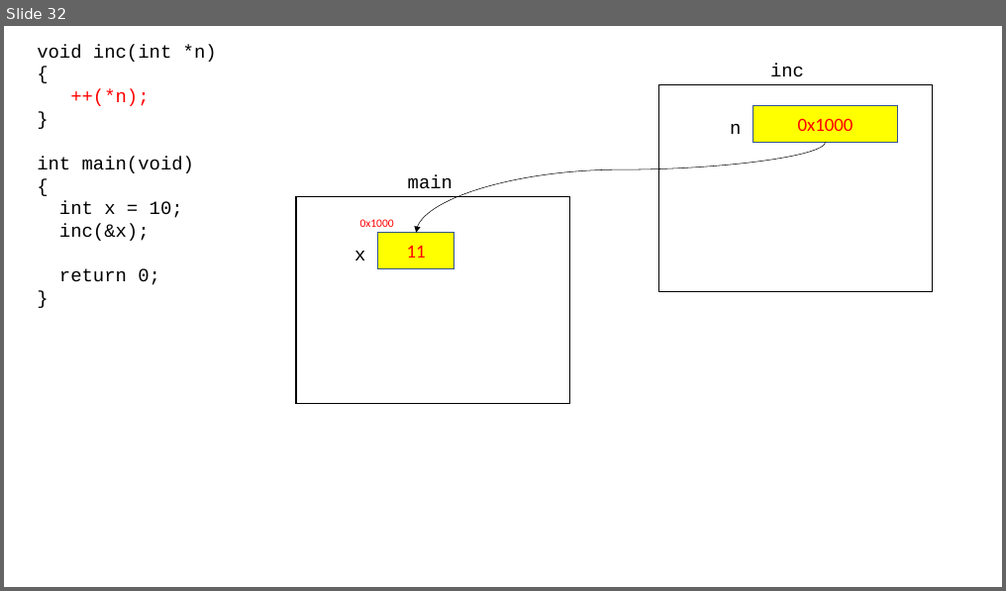
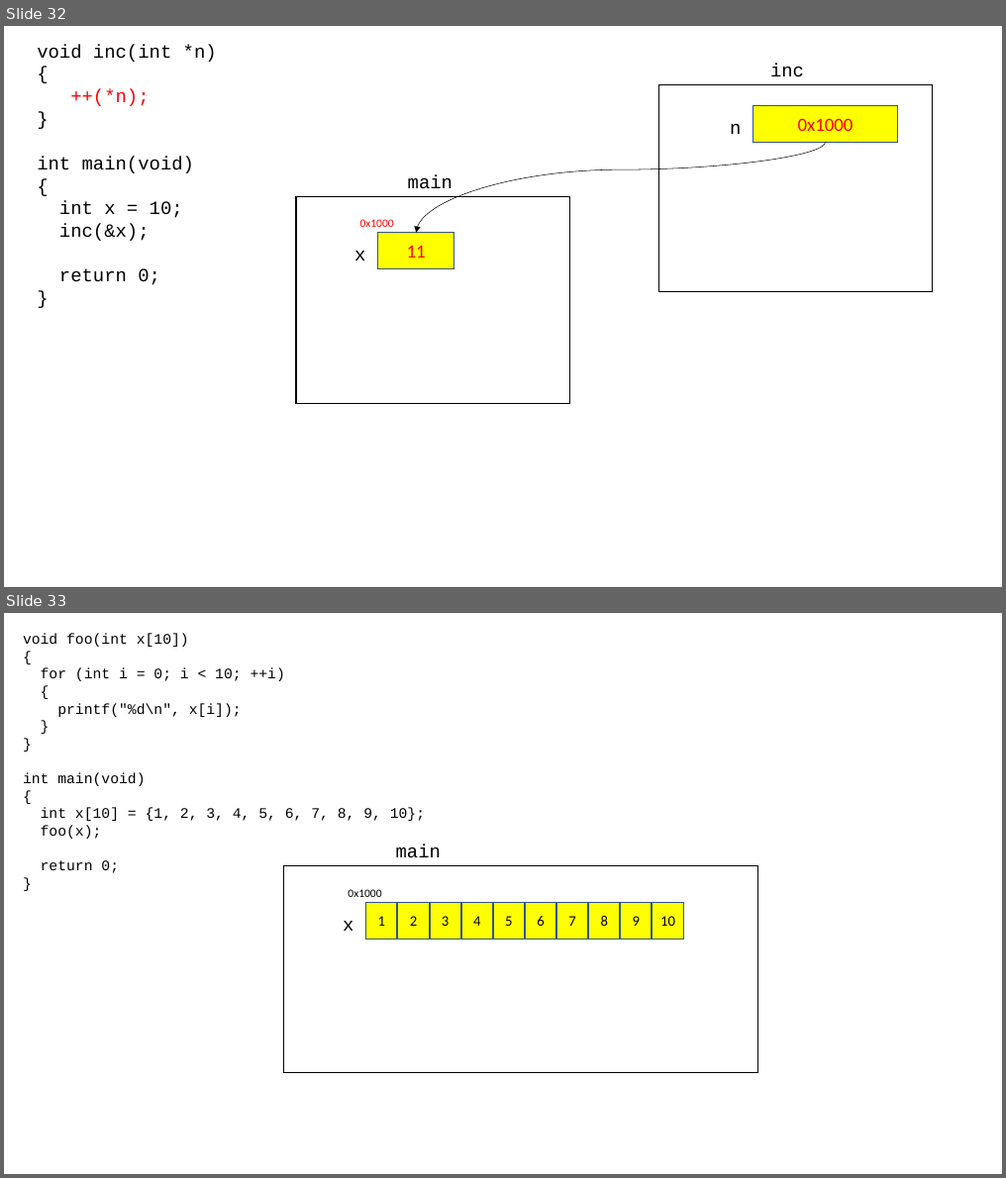
Before and after one commit to Seyoung9304/hyundai_swip, a slide deck: 230216.pptx. Shown one above the other, each under a label of ours: slide 32 before the commit, slides 32 and 33 after it. The pictures are 1006x591 and 1006x1178 pixels, drawn with LibreOffice and Linux fonts; fonts in the diff are those of the drawing. Boxes give left, top, right and bottom in pixels: in the first picture for what was removed or moved away, otherwise in the second. Text is boxed around its words. In the diff, an @@ line names an element or a change of style, - is before the commit and + after.

```diff
--- a/230216.pptx
+++ b/230216.pptx
@@ slide 33 added at [4,613,1002,1174], background #FFFFFF @@
@@ text added at [23,633,425,873], 14 pt, text #000000 @@
+void foo(int x[10])
+{
+for (int i = 0; i < 10; ++i)
+{
+printf("%d\n", x[i]);
+}
+}
+int main(void)
+{
+int x[10] = {1, 2, 3, 4, 5, 6, 7, 8, 9, 10};
+foo(x);
+return 0;
+}
@@ text added at [396,845,441,858], 18 pt, text #000000 @@
+main
@@ rectangle added at [284,866,757,1072], fill #FFFFFF, outline #000000 1 pt @@
@@ text added at [348,889,381,897], 11 pt, text #000000 @@
+0x1000
@@ rectangle added at [366,903,397,940], fill #FFFF00, outline #325491 1 pt, 14 pt, text #000000 @@
+1
@@ rectangle added at [398,903,429,940], fill #FFFF00, outline #325491 1 pt, 14 pt, text #000000 @@
+2
@@ rectangle added at [430,903,460,940], fill #FFFF00, outline #325491 1 pt, 14 pt, text #000000 @@
+3
@@ rectangle added at [461,903,492,940], fill #FFFF00, outline #325491 1 pt, 14 pt, text #000000 @@
+4
@@ rectangle added at [494,903,525,940], fill #FFFF00, outline #325491 1 pt, 14 pt, text #000000 @@
+5
@@ rectangle added at [525,903,555,940], fill #FFFF00, outline #325491 1 pt, 14 pt, text #000000 @@
+6
@@ rectangle added at [557,903,588,940], fill #FFFF00, outline #325491 1 pt, 14 pt, text #000000 @@
+7
@@ rectangle added at [589,903,620,940], fill #FFFF00, outline #325491 1 pt, 14 pt, text #000000 @@
+8
@@ rectangle added at [621,903,651,940], fill #FFFF00, outline #325491 1 pt, 14 pt, text #000000 @@
+9
@@ rectangle added at [652,903,683,940], fill #FFFF00, outline #325491 1 pt, 14 pt, text #000000 @@
+10
@@ text added at [343,921,353,931], 18 pt, text #000000 @@
+x
```
Also in this commit, not shown: 1 other slide added, 1 other file.
